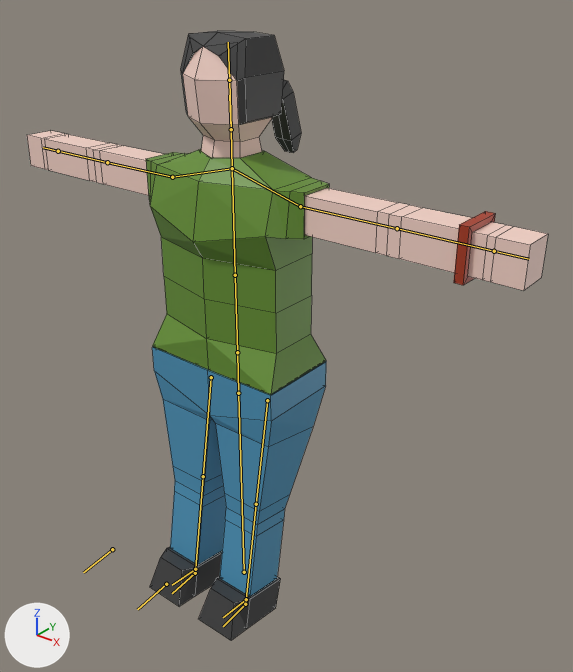
Before and after pictures for a commit that changed the Blender file scenes/master.blend.
Camera for both pictures: a camera (50 mm lens) standing at (1.6, -1.74, 2.16) and looking at (0.12, 0.11, 1.01). Arrows for +X, +Y and +Z are at lower left; the lights stay in place. Both versions are drawn at frame 1 of the action '0TPose'; the numbers are the values there. The bones that bend it are drawn over the model as lines. Mesh edges are drawn as thin lines.

The first picture shows 'Body', 'BraceletRed', 'HairPonyTailBlack', 'PantsBlue', 'ShirtGreen', 'ShoesBlack'.
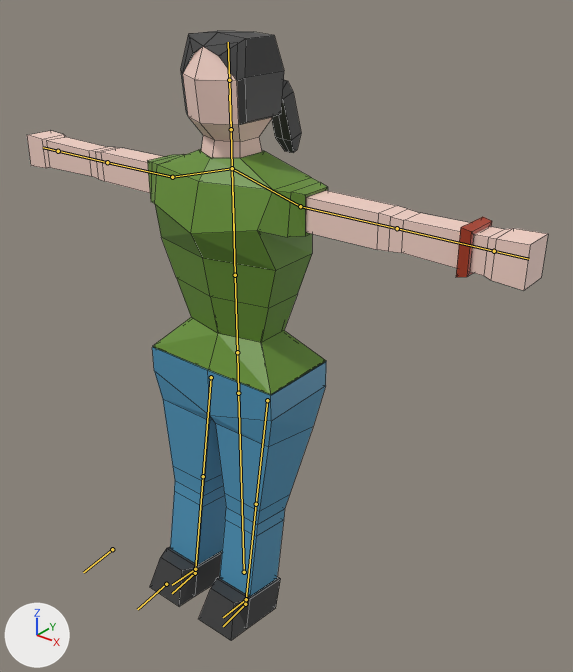
The edits, one by one:
Bone 'Waist' (bone_waist) is rescaled from (1.0, 1.0, 1.0) to (0.64, 1.0, 0.64).
Bone 'LowerArm.L' (bone_lowerarm_l) is rescaled from (1.0, 1.0, 1.0) to (0.78, 1.0, 0.78).
Bone 'Breast' (bone_breast) is rescaled from (1.0, 1.0, 1.0) to (0.66, 0.69, 1.08).
Bone 'LowerArm.R' (bone_lowerarm_r) is rescaled from (1.0, 1.0, 1.0) to (0.78, 1.0, 0.78).

Where the change shows, as pixel boxes [x1, y1, x2, y2] in the pictures (573 x 672 px):
'ShirtGreen', posed: before [146, 149, 329, 395]; after [147, 149, 328, 395]
'Body', posed: [27, 47, 548, 290] in both
'BraceletRed', posed (14% narrower, 19% shorter): before [454, 211, 496, 285]; after [456, 217, 492, 277]
bone 'Breast', root to tip: before (232, 168) to (234, 257); after (232, 168) to (234, 231)
